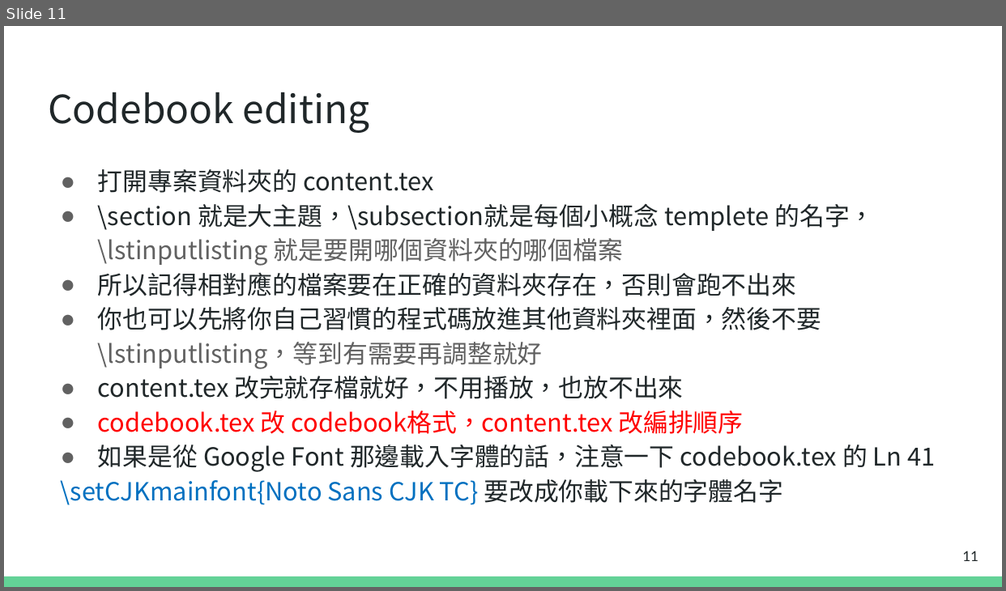
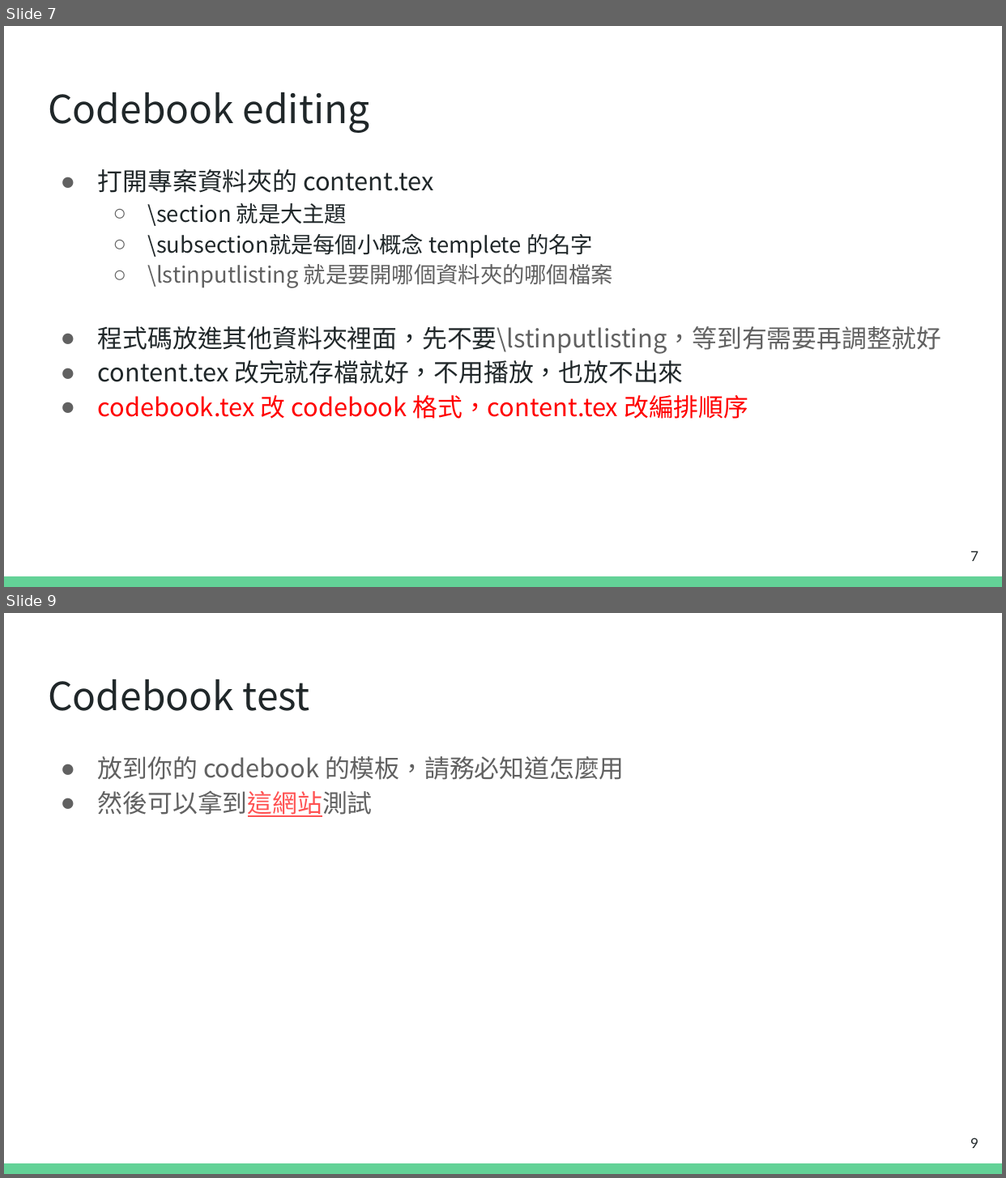
Before and after one commit to terry25031069/NTPU_codebook, a slide deck: tutorial/codebook_tutorial.pptx. Shown one above the other, each under a label of ours: slide 11 before the commit, slides 7 and 9 after it; the slides between them are not shown. The pictures are 1006x591 and 1006x1178 pixels, drawn with LibreOffice and Linux fonts; fonts in the diff are those of the drawing. Boxes give left, top, right and bottom in pixels: in the first picture for what was removed or moved away, otherwise in the second. Text is boxed around its words. In the diff, an @@ line names an element or a change of style, - is before the commit and + after.

```diff
--- a/tutorial/codebook_tutorial.pptx
+++ b/tutorial/codebook_tutorial.pptx
@@ slide 9 added at (4, 613, 1002, 1174), background #FFFFFF; not listed: 1 template element that a slide beside it also shows @@
@@ title added at (48, 679, 310, 711), 28 pt, text #202729 @@
+Codebook test
@@ text added at (98, 756, 624, 817), 18 pt, text #616161 @@
+● 放到你的 codebook 的模板，請務必知道怎麼用
+● 然後可以拿到這網站測試
@@ page number added at (970, 1138, 978, 1148), 10 pt, text #202729 @@
+9
@@ what was slide 11 is now slide 7 @@
@@ slide 7 changed as well @@
@@ text at (98, 203, 942, 354): text changed; size 18 to 16 pt; font Noto Sans CJK TC to Noto Sans CJK SC @@
-● \section 就是大主題，\subsection就是每個小概念 templete 的名字，
-  \lstinputlisting 就是要開哪個資料夾的哪個檔案
-● 所以記得相對應的檔案要在正確的資料夾存在，否則會跑不出來
-● 你也可以先將你自己習慣的程式碼放進其他資料夾裡面，然後不要\lstinputlisting，等到有需要再調整就好
+  ○ \section 就是大主題
+  ○ \subsection就是每個小概念 templete 的名字
+  ○ \lstinputlisting 就是要開哪個資料夾的哪個檔案
+● 程式碼放進其他資料夾裡面，先不要\lstinputlisting，等到有需要再調整就好
@@ text at (98, 395, 748, 419): text changed; text colour #202729 to #FF0000 @@
-● codebook.tex 改 codebook格式，content.tex 改編排順序
-● 如果是從 Google Font 那邊載入字體的話，注意一下 codebook.tex 的 Ln 41
-\setCJKmainfont{Noto Sans CJK TC} 要改成你載下來的字體名字
+● codebook.tex 改 codebook 格式，content.tex 改編排順序
@@ page number at (970, 551, 978, 561): text changed @@
-11
+7
```
Also in this commit, not shown: 5 other slides changed, 2 other slides added, 12 slides removed, 4 other files.
